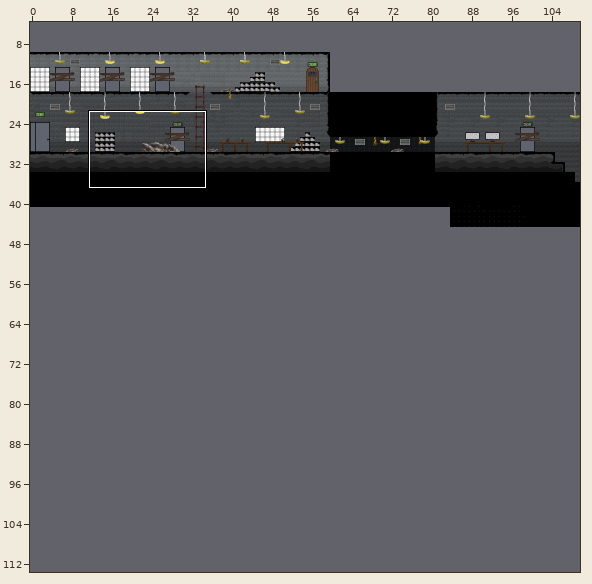
Tiled map (JSON): src/assets/maps/carte_recto.json. Above, an overview of the earlier version with the close-up marked.
Close-up. Earlier state:
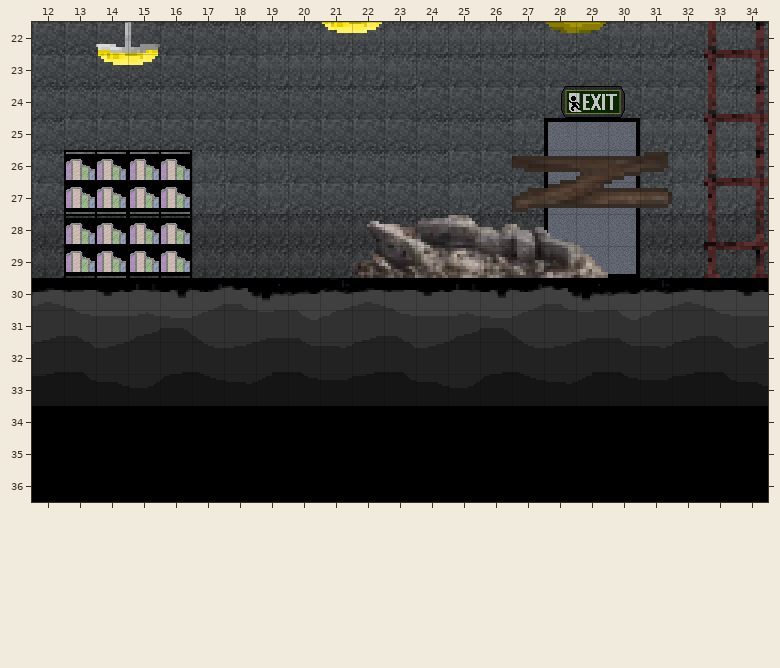
Cells are 32x32 px. Shown: x 12..34, y 22..36. The commit also changed other parts of the map, which this record leaves out.
Now the later version:
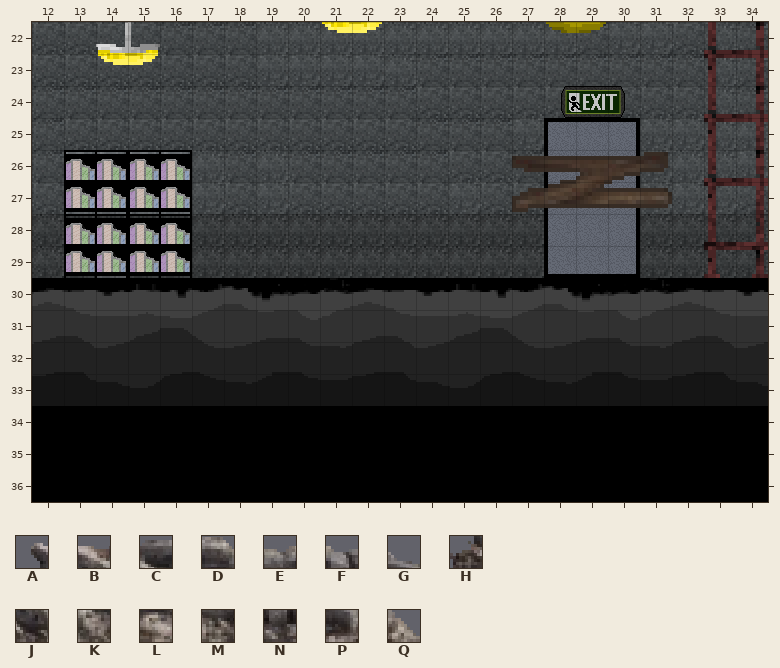
Key: from "tileset_image": A 272, B 273, C 274, D 275, E 276, F 277, G 278, H 312, J 313, K 314, L 315, M 316, N 317, P 318, Q 319.
_ is an empty cell, . an unchanged one.
From old to new:
--- layer "decoration_front_layer"
@@ x 22..29 @@
-28 ABCDEFG.
-29 HJKLMNPQ
+28 _______.
+29 ________
Pixel boxes of the changes (left, top, right, bottom) in both close-ups:
removed: (352, 215, 608, 278)
